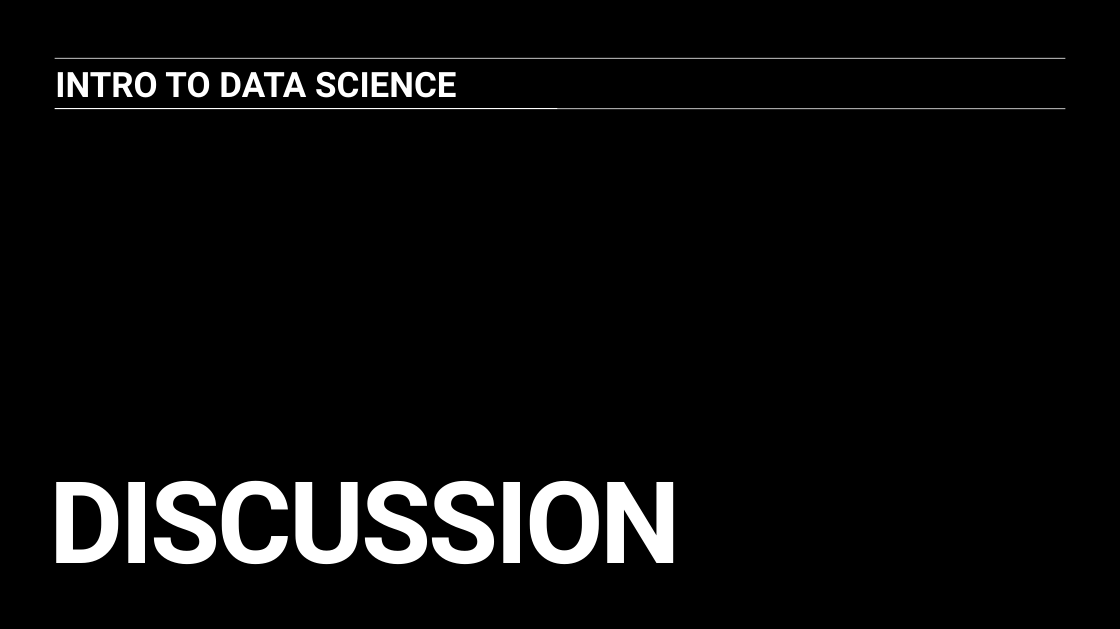
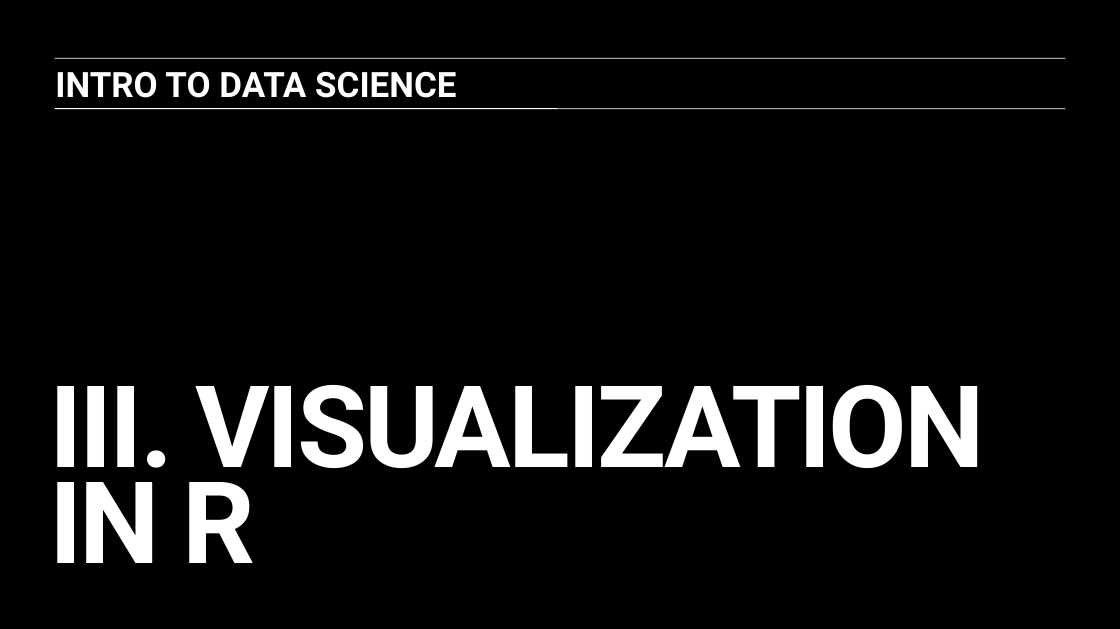
Before and after one commit to ajschumacher/gadsdc, a slide deck: slide 13 of 03-R_viz/slides.pptx (slide 10 before the commit). Drawn at 1120x629 pixels with LibreOffice and Linux fonts; fonts in the diff are those of the drawing. Boxes give left, top, right and bottom in pixels: in the first picture for what was removed or moved away, otherwise in the second. Text is boxed around its words. In the diff, an @@ line names an element or a change of style, - is before the commit and + after.

```diff
--- a/03-R_viz/slides.pptx
+++ b/03-R_viz/slides.pptx
@@ title at box(49, 385, 984, 563): text changed @@
-DISCUSSION
+III. VISUALIZATION IN R
```
Also in this commit, not shown: 1 other slide changed, 3 slides added, 2 other files.
